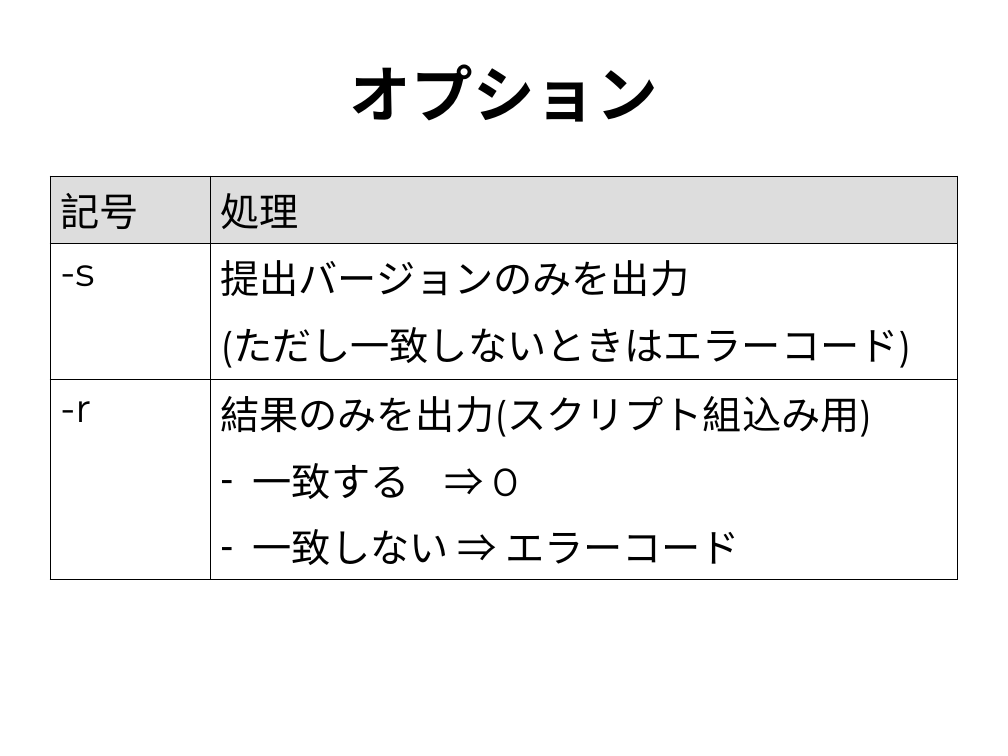
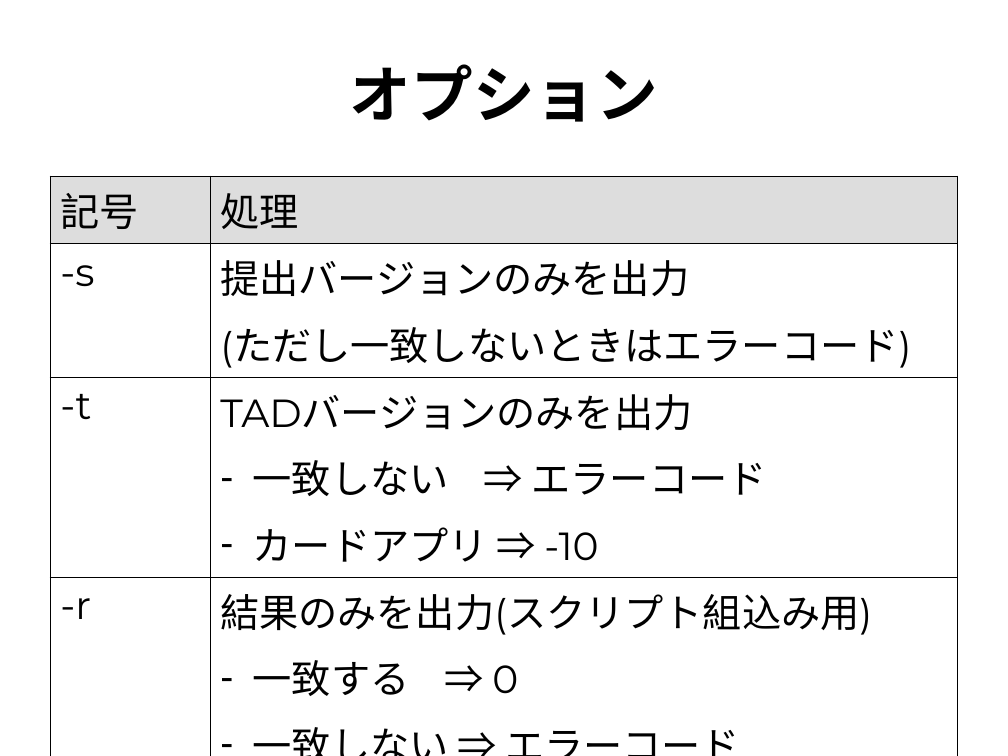
Before and after one commit to rvtr/TwlIPL, a slide deck: slide 6 of docs/マスタエディタ/提出確認書チェッカ/仕様.ppt. Drawn at 1008x756 pixels with LibreOffice and Linux fonts; fonts in the diff are those of the drawing. Boxes give left, top, right and bottom in pixels: in the first picture for what was removed or moved away, otherwise in the second. Text is boxed around its words. In the diff, an @@ line names an element or a change of style, - is before the commit and + after.

```diff
--- a/docs/マスタエディタ/提出確認書チェッカ/仕様.ppt
+++ b/docs/マスタエディタ/提出確認書チェッカ/仕様.ppt
@@ table at [50,176,958,700] @@
+row 3: -t | TADバージョンのみを出力 / 一致しない ⇒ エラーコード / カードアプリ ⇒ -10
```
Also in this commit, not shown: 2 other slides changed.
